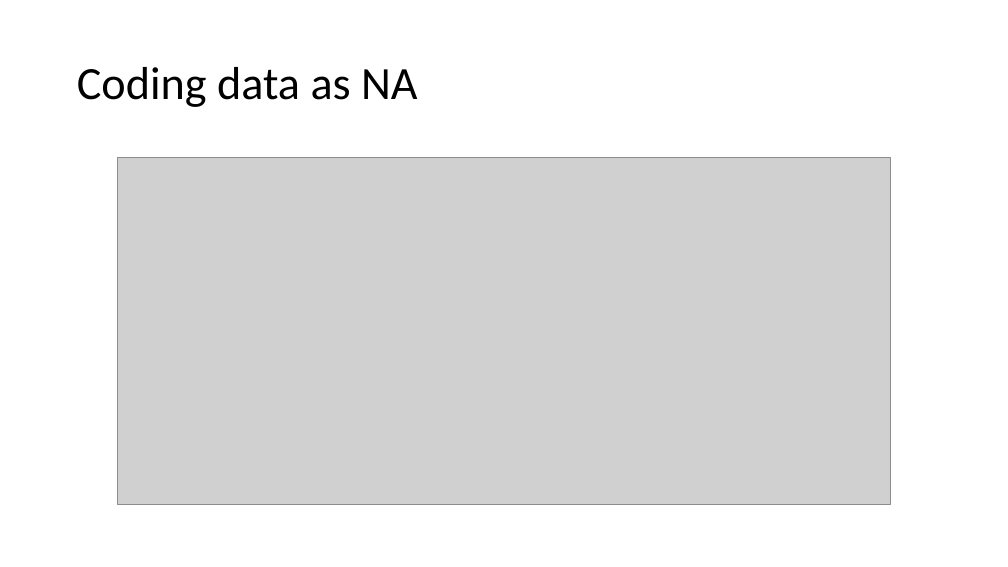
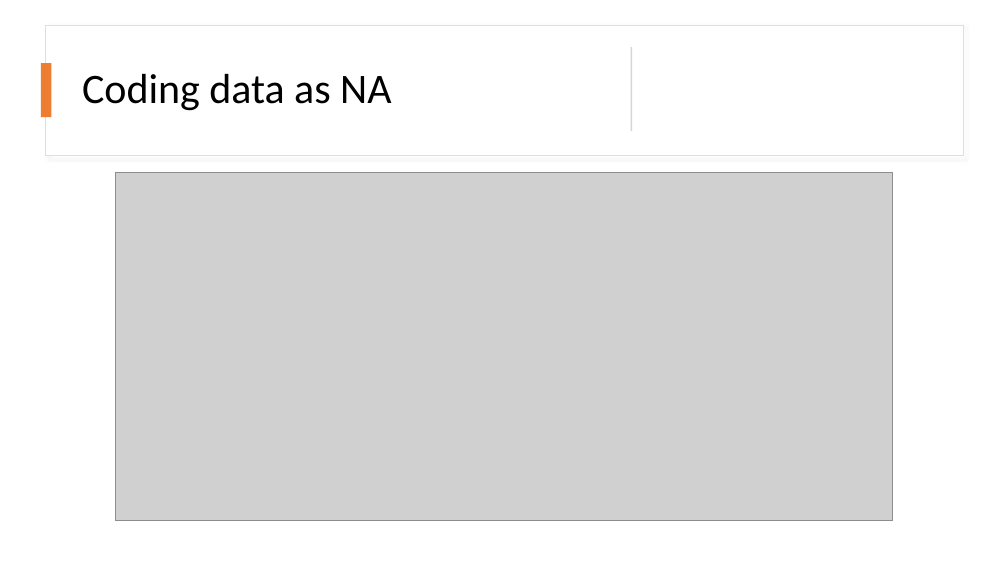
Before and after one commit to apedraza1234/socialfear, a slide deck: slide 7 of class_presentation.pptx. Drawn at 1008x567 pixels with LibreOffice and Linux fonts; fonts in the diff are those of the drawing; grey boxes stand for pictures. Boxes give left, top, right and bottom in pixels: in the first picture for what was removed or moved away, otherwise in the second. Text is boxed around its words. In the diff, an @@ line names an element or a change of style, - is before the commit and + after.

```diff
--- a/class_presentation.pptx
+++ b/class_presentation.pptx
@@ rectangle added at (x1=45, y1=25, x2=963, y2=155), fill #FFFFFF, outline #DEDEDE 1 pt @@
@@ title "Coding data as NA" at (x1=82, y1=74, x2=391, y2=111): size 44 to 40 pt @@
@@ rectangle added at (x1=631, y1=47, x2=632, y2=132), fill #D5D5D5 @@
@@ rectangle added at (x1=41, y1=64, x2=51, y2=118), fill #ED7D31 @@
@@ picture resized from (x1=118, y1=157, x2=891, y2=504) to (x1=116, y1=173, x2=893, y2=521) @@
```
Also in this commit, not shown: 9 other slides changed, 4 slides added, 1 slide removed, 4 other files.
